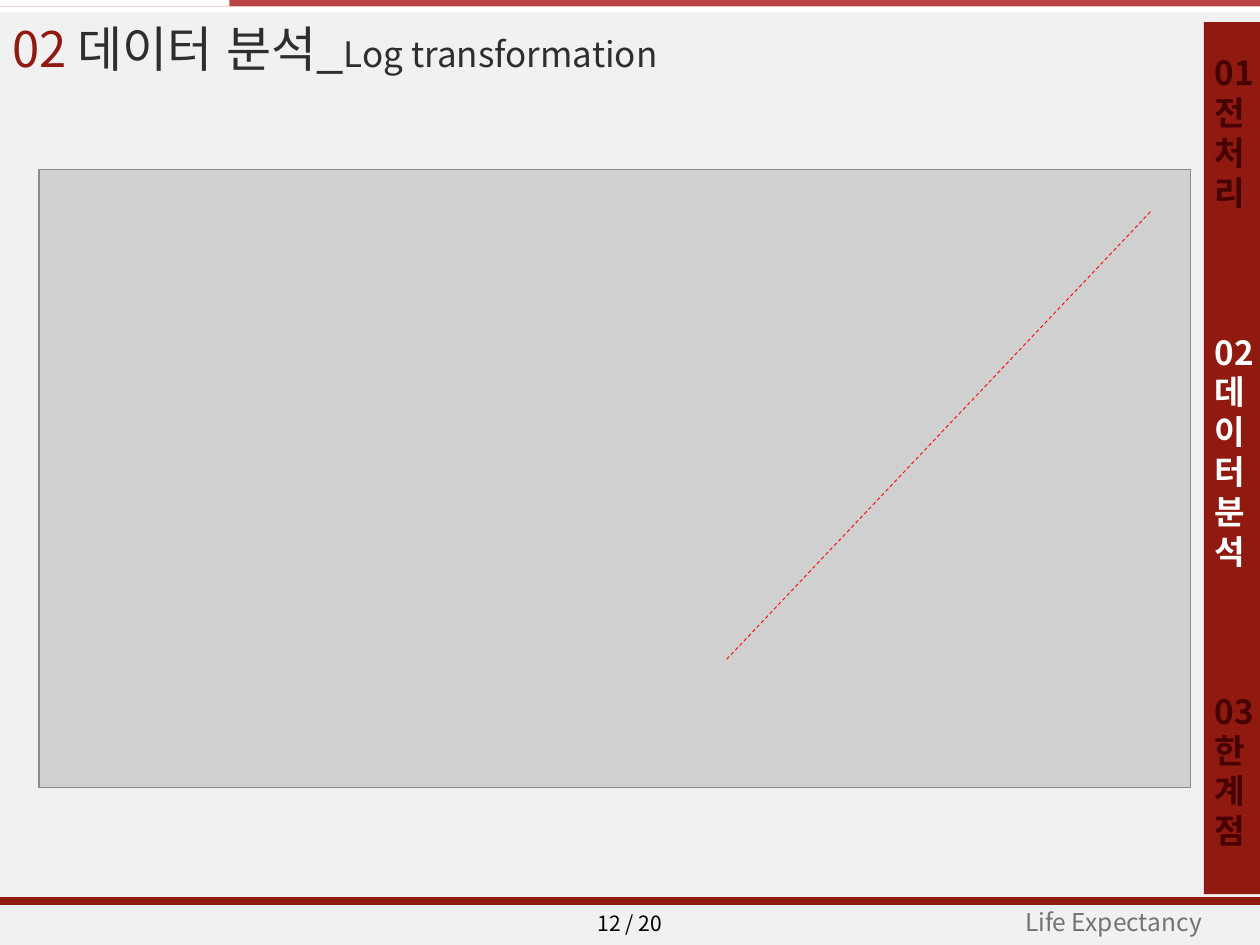
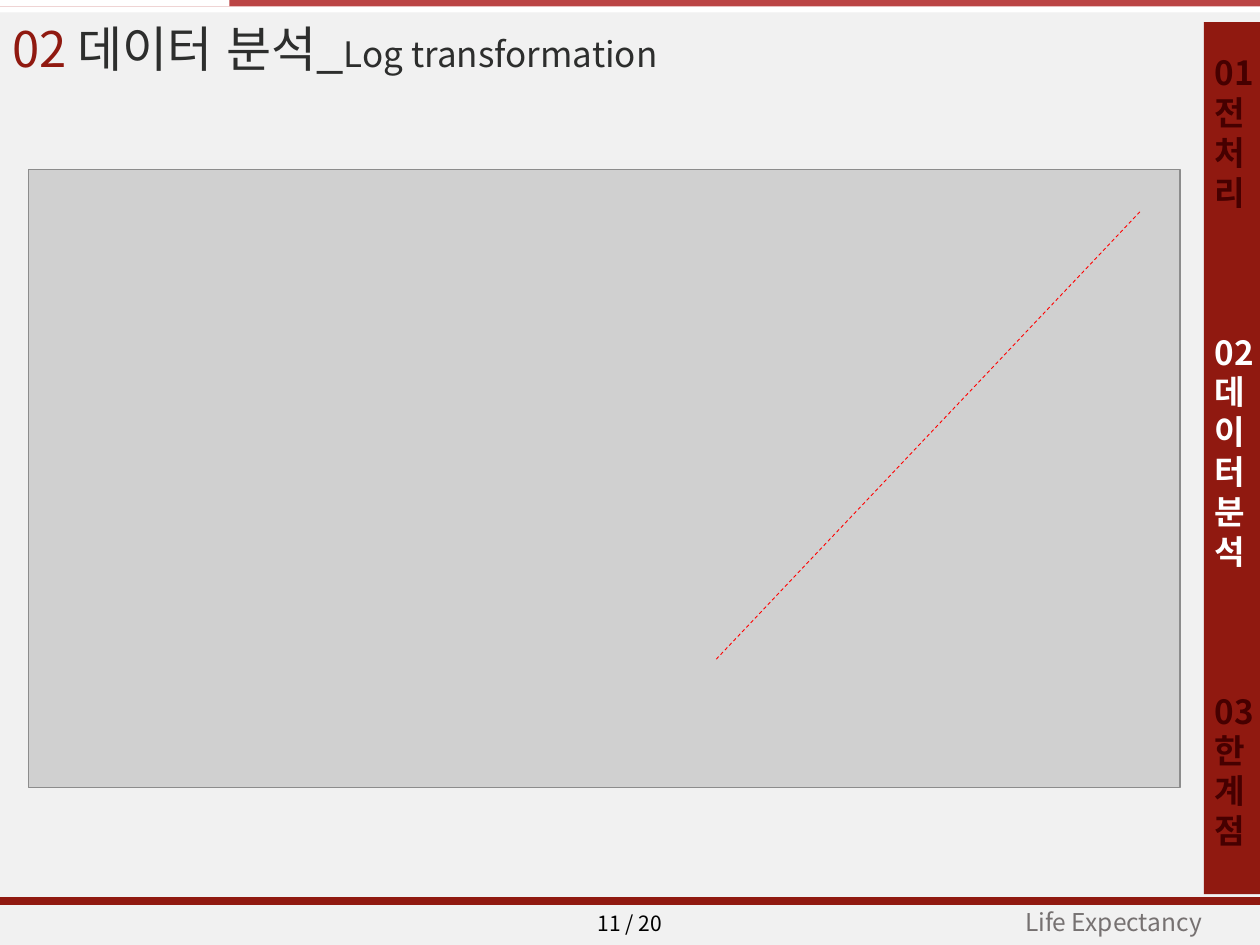
Before and after one commit to JE-Sim/new_bigdata_set, a slide deck: slide 11 of 회귀분석.pptx (slide 12 before the commit). Drawn at 1260x945 pixels with LibreOffice and Linux fonts; fonts in the diff are those of the drawing; grey boxes stand for pictures. Boxes give left, top, right and bottom in pixels: in the first picture for what was removed or moved away, otherwise in the second. Text is boxed around its words. In the diff, an @@ line names an element or a change of style, - is before the commit and + after.

```diff
--- a/회귀분석.pptx
+++ b/회귀분석.pptx
@@ picture: place and size @@
-picture at box(39, 169, 1191, 788)
+picture at box(29, 169, 1181, 788)
@@ line moved from (727, 659) - (1150, 212) to (716, 659) - (1140, 212) @@
@@ text at box(598, 915, 662, 932): text changed @@
-12 / 20
+11 / 20
```
Also in this commit, not shown: 3 other slides changed.
